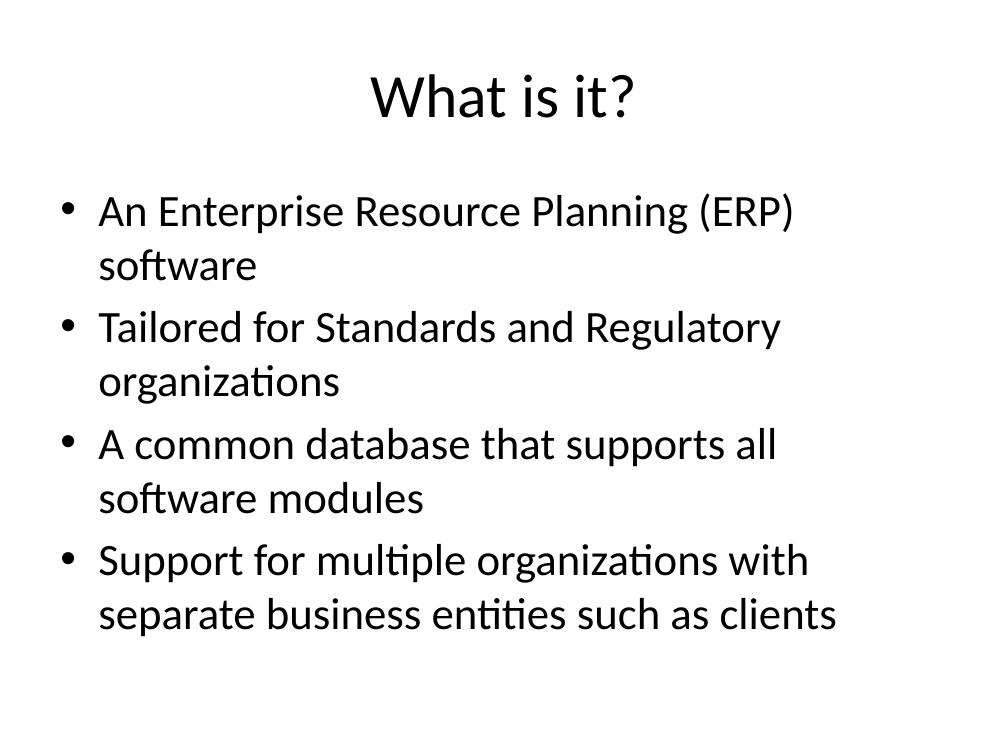
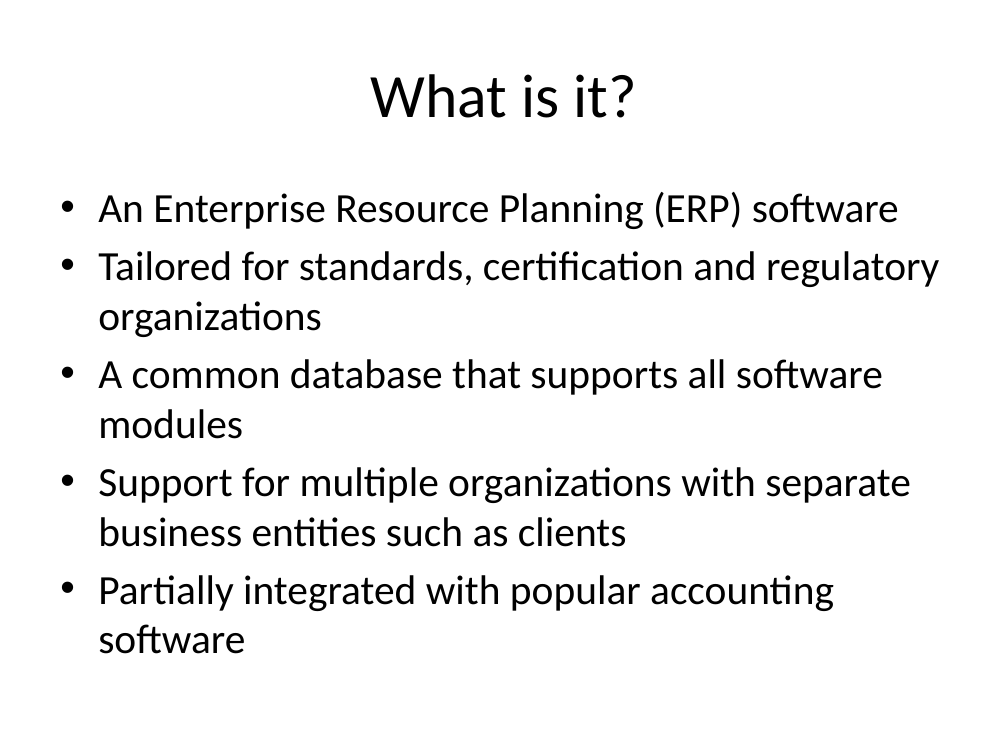
Before and after one commit to DPBandA/job-management-tracking-system, a slide deck: slide 3 of doc/Job Management & Tracking System Presentation.pptx. Drawn at 1008x756 pixels with LibreOffice and Linux fonts; fonts in the diff are those of the drawing. Boxes give left, top, right and bottom in pixels: in the first picture for what was removed or moved away, otherwise in the second. Text is boxed around its words. In the diff, an @@ line names an element or a change of style, - is before the commit and + after.

```diff
--- a/doc/Job Management & Tracking System Presentation.pptx
+++ b/doc/Job Management & Tracking System Presentation.pptx
@@ text at <box>98,192,911,547</box>: size 32 to 29.6 pt in "An Enterprise Resource Planning (ERP) software", "A common database that supports all software ...", "Support for multiple organizations with separate business ..." @@
@@ text at <box>98,251,939,337</box>: text changed; size 32 to 29.6 pt @@
-• Tailored for Standards and Regulatory organizations
+• Tailored for standards, certification and regulatory organizations
@@ text at <box>98,575,834,654</box>: paragraph added @@
+• Partially integrated with popular accounting software
```
Also in this commit, not shown: 2 other slides changed, 7 slides added, 1 slide removed, 2 other files.
